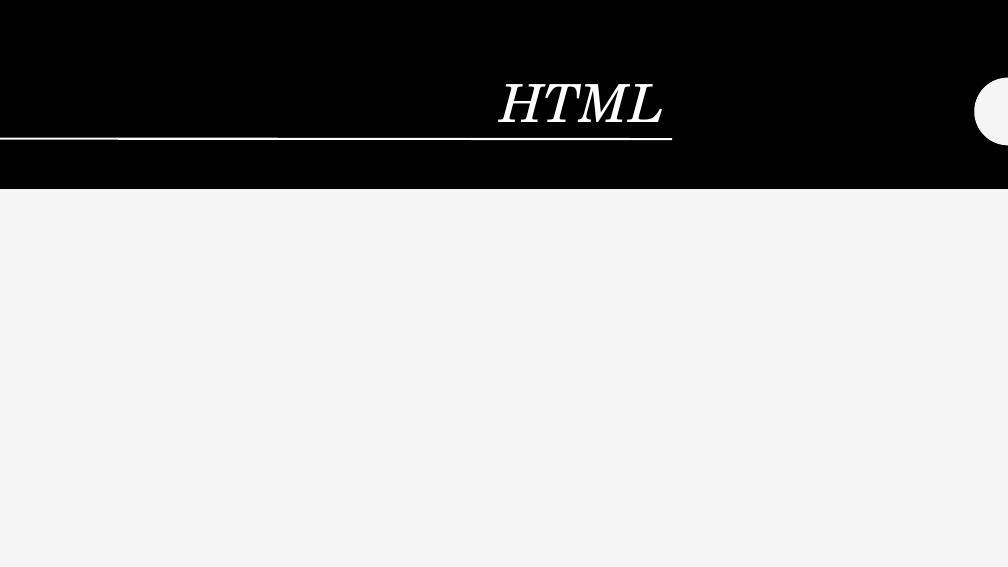
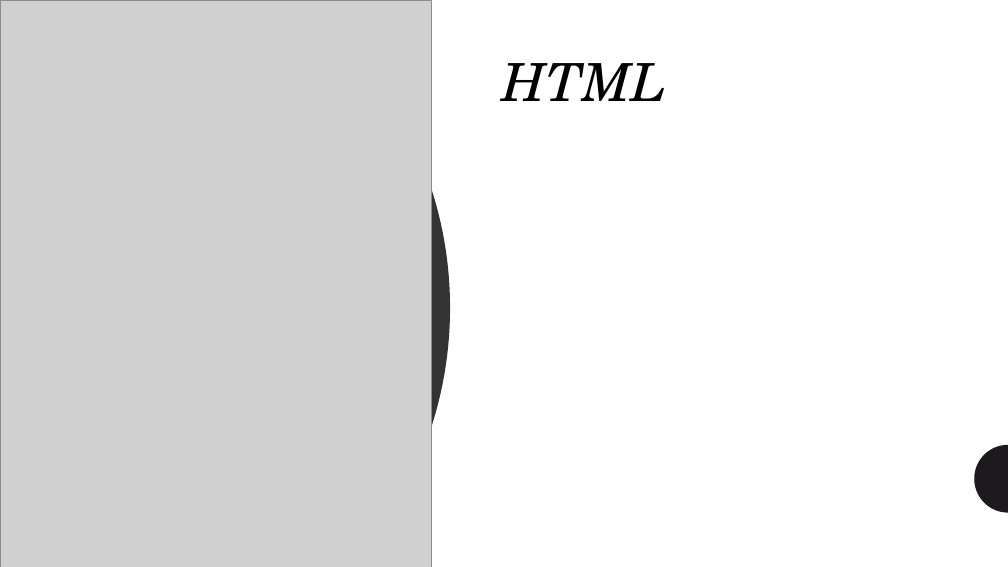
Before and after one commit to arc71080/group_project_3, a slide deck: slide 5 of Powerpoint.pptx. Drawn at 1008x567 pixels with LibreOffice and Linux fonts; fonts in the diff are those of the drawing; grey boxes stand for pictures. Boxes give left, top, right and bottom in pixels: in the first picture for what was removed or moved away, otherwise in the second. Text is boxed around its words. In the diff, an @@ line names an element or a change of style, - is before the commit and + after.

```diff
--- a/Powerpoint.pptx
+++ b/Powerpoint.pptx
@@ background #F5F5F5 to #FFFFFF @@
@@ rectangle at (x1=0, y1=0, x2=1008, y2=567): fill #F5F5F5 to #FFFFFF @@
@@ rectangle removed at (x1=0, y1=0, x2=1008, y2=189) @@
@@ freeform shape added at (x1=0, y1=0, x2=450, y2=567), fill #000000 at 80% opacity @@
@@ picture added at (x1=0, y1=0, x2=431, y2=567) @@
@@ title "HTML" moved from (x1=500, y1=84, x2=664, y2=122) to (x1=502, y1=63, x2=666, y2=101) @@
@@ title "HTML" at (x1=502, y1=63, x2=666, y2=101): text colour #FFFFFF to #000000; alignment right to left; vertical alignment bottom to top @@
@@ freeform shape removed at (x1=975, y1=78, x2=1008, y2=146) @@
@@ line removed from (0, 138) to (672, 139) @@
@@ freeform shape added at (x1=975, y1=445, x2=1008, y2=513), fill #1D1A1D @@
```
Also in this commit, not shown: 6 other slides changed, 1 other file.
